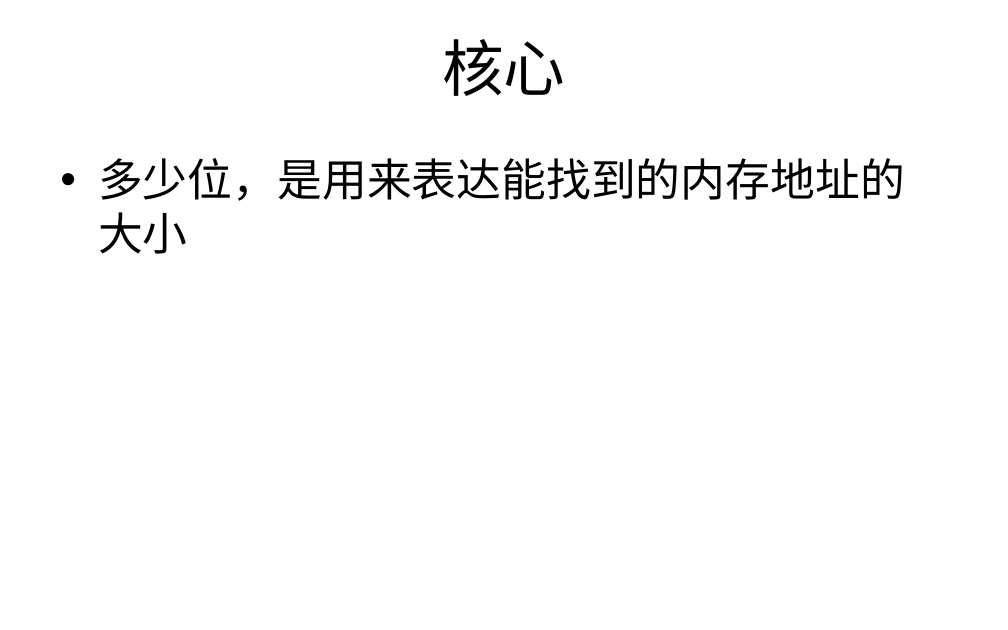
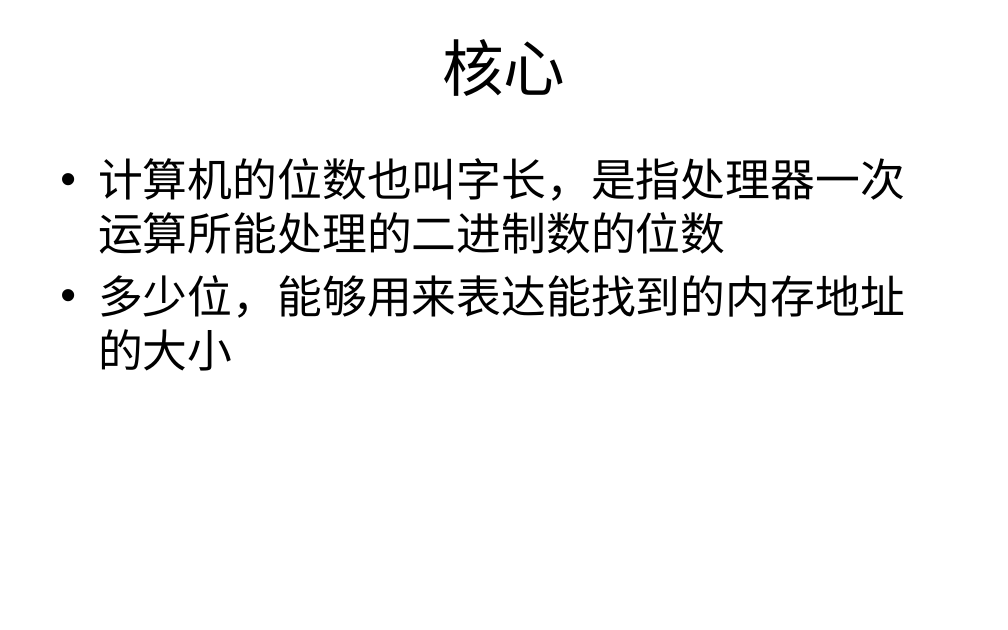
Before and after one commit to zuoshenghuang/curriculum, a slide deck: slide 3 of programming/2018/ch_2_variable.pptx. Drawn at 1008x630 pixels with LibreOffice and Linux fonts; fonts in the diff are those of the drawing; background and template pictures are left out. Boxes give left, top, right and bottom in pixels: in the first picture for what was removed or moved away, otherwise in the second. Text is boxed around its words. In the diff, an @@ line names an element or a change of style, - is before the commit and + after.

```diff
--- a/programming/2018/ch_2_variable.pptx
+++ b/programming/2018/ch_2_variable.pptx
@@ text at (x1=98, y1=158, x2=905, y2=371): text changed @@
-• 多少位，是用来表达能找到的内存地址的大小
+• 计算机的位数也叫字长，是指处理器一次运算所能处理的二进制数的位数
+• 多少位，能够用来表达能找到的内存地址的大小
```
Also in this commit, not shown: 2 other slides changed, 6 slides added, 1 slide removed, 2 other files.
